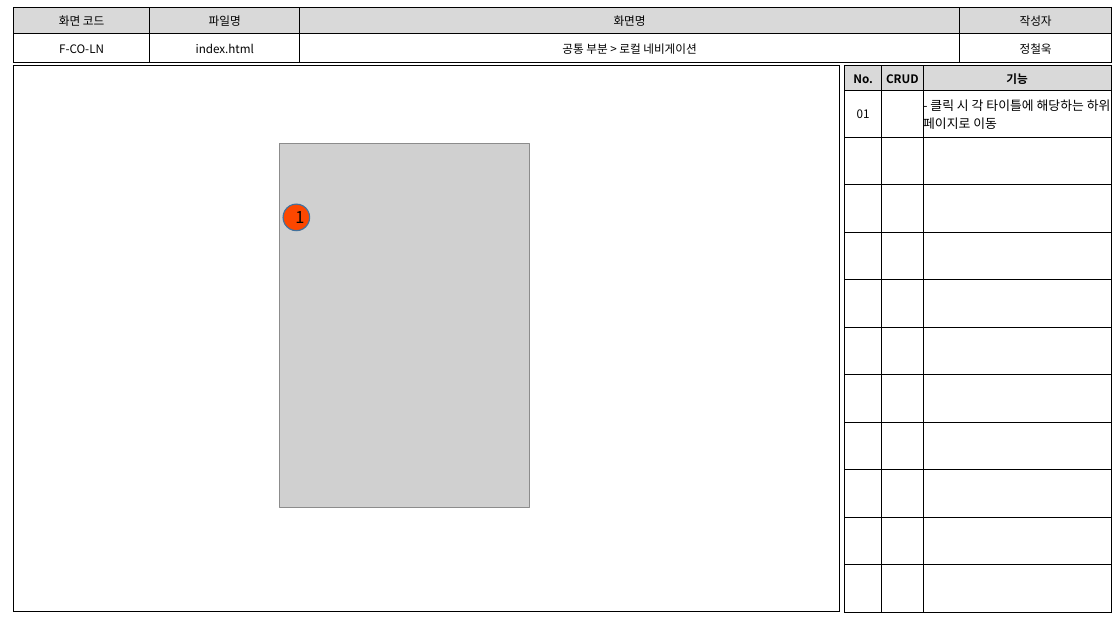
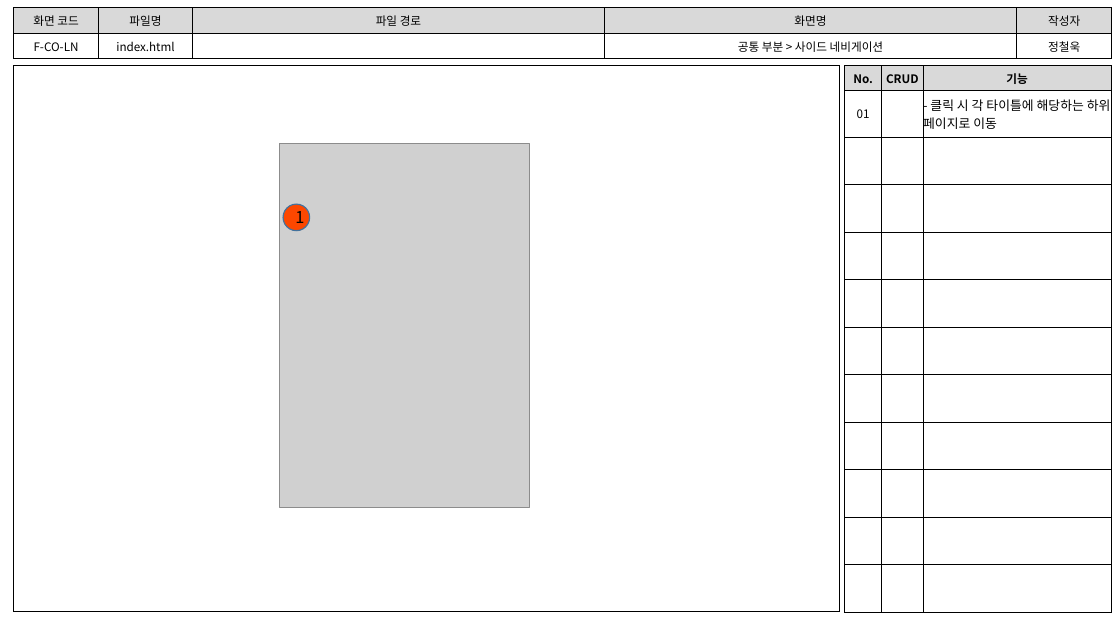
Before and after one commit to index506/cosmo6th_3thGroup, a slide deck: slide 4 of Text/개인문서/3th_Project_화면 설계도(정철욱).pptx. Drawn at 1120x630 pixels with LibreOffice and Linux fonts; fonts in the diff are those of the drawing; grey boxes stand for pictures. Boxes give left, top, right and bottom in pixels: in the first picture for what was removed or moved away, otherwise in the second. Text is boxed around its words. In the diff, an @@ line names an element or a change of style, - is before the commit and + after.

Commit message:
화면 설계도 수정

```diff
--- a/Text/개인문서/3th_Project_화면 설계도(정철욱).pptx
+++ b/Text/개인문서/3th_Project_화면 설계도(정철욱).pptx
@@ table at [13, 8, 1113, 56] @@
-column 3: 화면명 | 공통 부분 > 로컬 네비게이션
+column 3: 파일 경로 | 
+column 4: 화면명 | 공통 부분 > 사이드 네비게이션
```
Also in this commit, not shown: 3 other slides changed, 19 slides removed, 1 other file.
